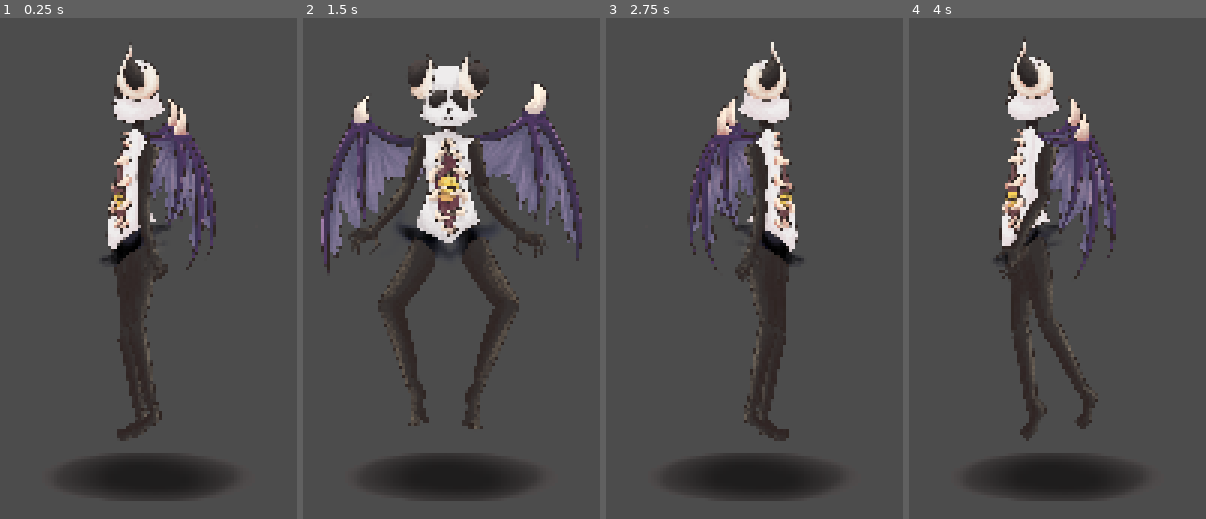
Above: before the commit, frames 1-4 (left to right).
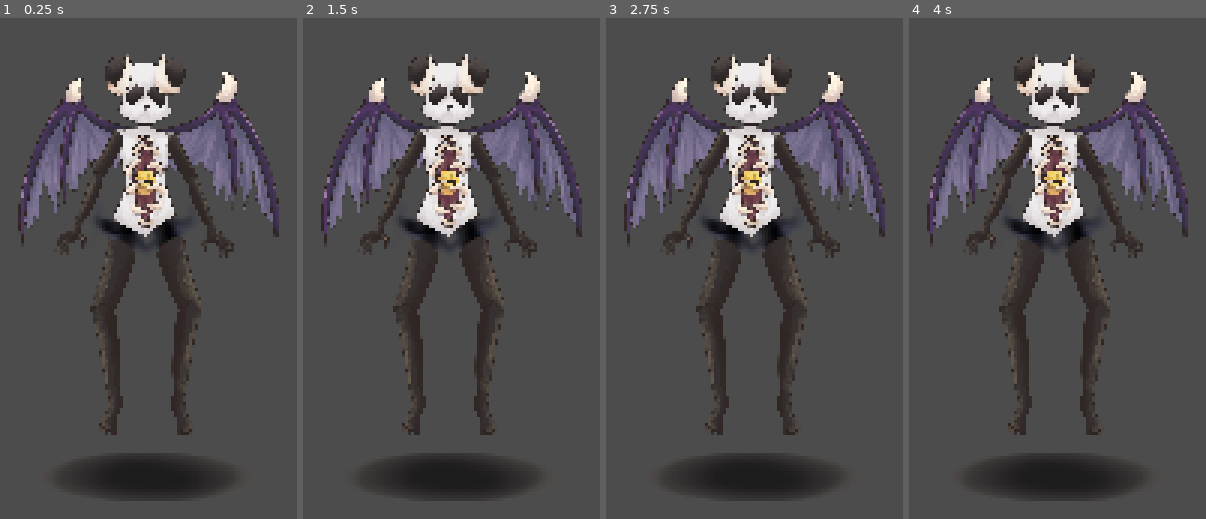
Above: after the commit, the same moments.

Repository: 3henzijuandri3/Project-Intern-Materloss-
Game: Godot game, scene res://Enemy/Scene/Demon Panda.tscn
The game is run twice, just before and just after one commit, with the same random seed, the same clock (stepped at 60 frames per second) and the same inputs. The project has no main scene, so this scene is started directly.
Inputs:
- Up to frame 1 (0.25 s): no input
- Up to frame 2 (1.5 s): tap Enter at 0.5 s; hold Right (ui_right) 0.53-1.28 s; tap W (Desperate Dash) at 0.6 s; hold Down (ui_down) from 1.28 s (still down); tap Q (Inner Beam) at 1.35 s
- Up to frame 3 (2.75 s): release Down (ui_down) at 2.03 s; hold Right (ui_right) from 2.03 s (still down); tap E (Shriek) at 2.1 s
- Up to frame 4 (4 s): release Right (ui_right) at 2.78 s; hold Up (ui_up) 2.78-3.53 s; tap W (Desperate Dash) at 2.85 s; hold Left (ui_left) from 3.53 s (still down); tap Q (Inner Beam) at 3.6 s

The runs differ from the first frame. In frame 1, 23% of the frame differs, in the area x 6-94%, y 5-85%; in frame 2, 15%; in frame 3, 23%, in the area x 6-94%, y 4-85%; in frame 4, 21%.

Commit message:
Working on Demon Panda's Script

Diff:
--- a/Enemy/Scene/Demon Panda.tscn
+++ b/Enemy/Scene/Demon Panda.tscn
@@ -26,9 +26,9 @@
 "name": "Atas",
 "speed": 7.0
 }, {
-"frames": [ ExtResource( 18 ), ExtResource( 17 ), ExtResource( 16 ), ExtResource( 15 ) ],
+"frames": [ ExtResource( 4 ), ExtResource( 3 ), ExtResource( 2 ), ExtResource( 1 ) ],
 "loop": true,
-"name": "Kanan",
+"name": "Bawah",
 "speed": 7.0
 }, {
 "frames": [ ExtResource( 10 ), ExtResource( 9 ), ExtResource( 6 ), ExtResource( 11 ) ],
@@ -36,9 +36,9 @@
 "name": "Kiri",
 "speed": 7.0
 }, {
-"frames": [ ExtResource( 4 ), ExtResource( 3 ), ExtResource( 2 ), ExtResource( 1 ) ],
+"frames": [ ExtResource( 18 ), ExtResource( 17 ), ExtResource( 16 ), ExtResource( 15 ) ],
 "loop": true,
-"name": "Bawah",
+"name": "Kanan",
 "speed": 7.0
 } ]
 
@@ -60,8 +60,14 @@
 position = Vector2( 3.17847, -9.5354 )
 scale = Vector2( 0.176868, 0.193943 )
 frames = SubResource( 1 )
-animation = "Kiri"
+animation = "Bawah"
 
 [node name="Body Collision" type="CollisionShape2D" parent="."]
 position = Vector2( 0.843501, -3.52616 )
 shape = SubResource( 2 )
+
+[node name="Stun Timer" type="Timer" parent="."]
+wait_time = 3.0
+one_shot = true
+
+[connection signal="timeout" from="Stun Timer" to="." method="_on_Stun_Timer_timeout"]
--- a/Enemy/Script/Demon Panda.gd
+++ b/Enemy/Script/Demon Panda.gd
@@ -1,11 +1,18 @@
 extends KinematicBody2D
 
+# Variable Movement #
+var speed = 200
+
+
 func _physics_process(_delta: float) -> void:
-	if Input.is_action_just_pressed("ui_down"):
-		$AnimatedSprite.play("Bawah")
-	elif Input.is_action_just_pressed("ui_right"):
-		$AnimatedSprite.play("Kanan")
-	elif Input.is_action_just_pressed("ui_left"):
-		$AnimatedSprite.play("Kiri")
-	elif Input.is_action_just_pressed("ui_up"):
-		$AnimatedSprite.play("Atas")
+	pass
+
+
+# Function movement Demon Panda #
+func move_to_marshall():
+	pass
+
+
+# Timer Stun signal dari Player #
+func _on_Stun_Timer_timeout() -> void:
+	pass
